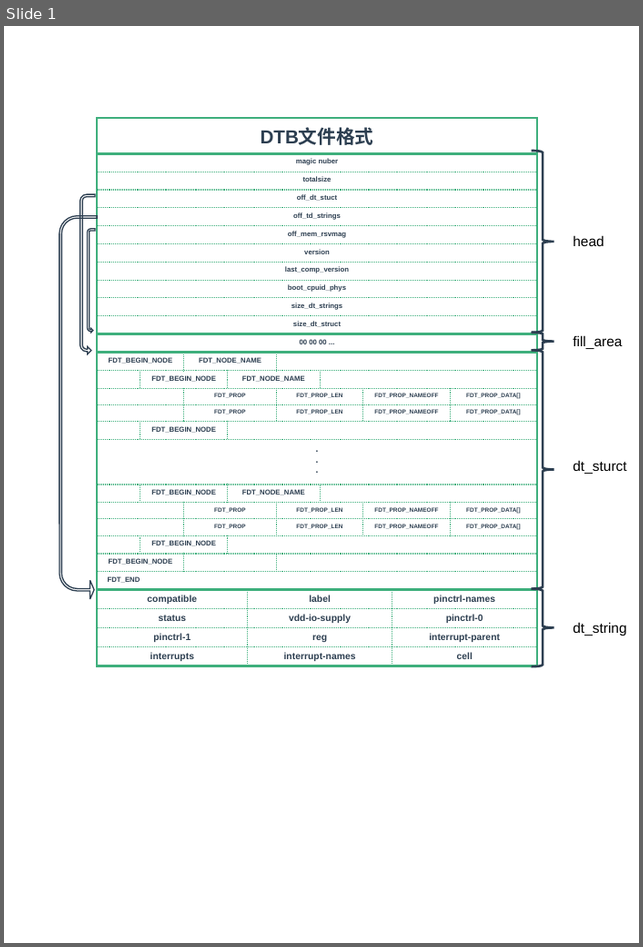
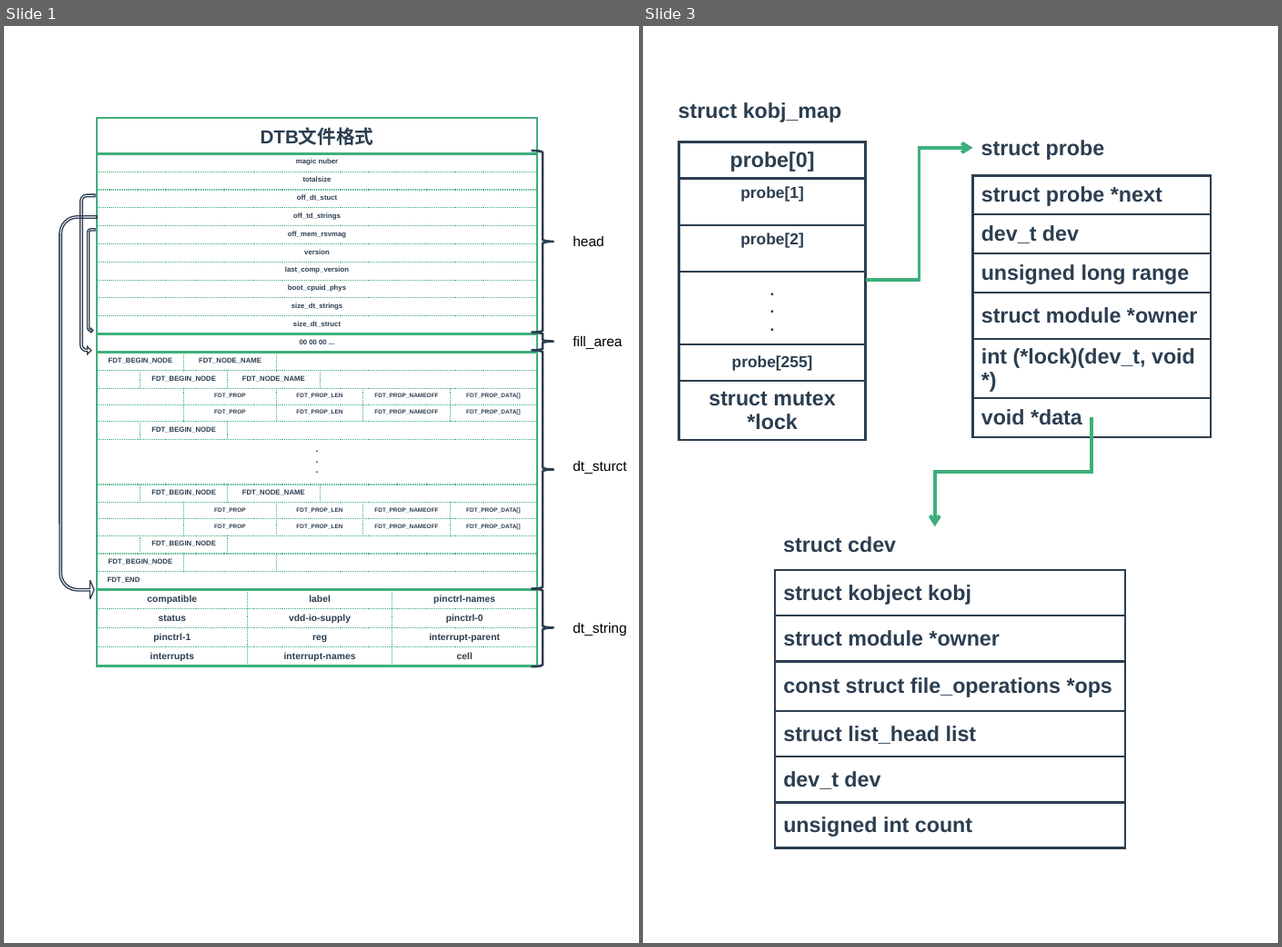
Before and after one commit to zaiqiang-dong/zaiqiang, a slide deck: picture/ppt/driver/model/device_mode.pptx. Shown side by side, each under a label of ours: slide 1 before the commit, slides 1 and 3 after it; the slides between them are not shown. The pictures are 643x947 and 1282x947 pixels, drawn with LibreOffice and Linux fonts; fonts in the diff are those of the drawing. Boxes give left, top, right and bottom in pixels: in the first picture for what was removed or moved away, otherwise in the second. Text is boxed around its words. In the diff, an @@ line names an element or a change of style, - is before the commit and + after.

```diff
--- a/picture/ppt/driver/model/device_mode.pptx
+++ b/picture/ppt/driver/model/device_mode.pptx
@@ slide 3 added at (643,26,1278,943), background #FFFFFF @@
@@ text added at (678,102,842,122), 18 pt, text #2C3E50, bold @@
+struct kobj_map
@@ table added at (679,142,866,434), 6 rows, 1 columns @@
+probe[0]
+probe[1]
+probe[2]
+. / . / .
+probe[255]
+struct mutex *lock
@@ elbow arrow added from (866, 279) to (973, 148), #3EAF7C 3 pt @@
@@ text added at (982,140,1105,160), 18 pt, text #2C3E50, bold @@
+struct probe
@@ table added at (973,176,1211,456), 6 rows, 1 columns @@
+struct probe *next
+dev_t dev
+unsigned long range
+struct module *owner
+int (*lock)(dev_t, void *)
+void *data
@@ elbow arrow added from (1092, 417) to (935, 526), #3EAF7C 3 pt @@
@@ text added at (783,537,896,553), 18 pt, text #2C3E50, bold @@
+struct cdev
@@ table added at (775,569,1125,849), 6 rows, 1 columns @@
+struct kobject kobj
+struct module *owner
+const struct file_operations *ops
+struct list_head list
+dev_t dev
+unsigned int count
```
Also in this commit, not shown: 1 other slide added, 11 other files.
